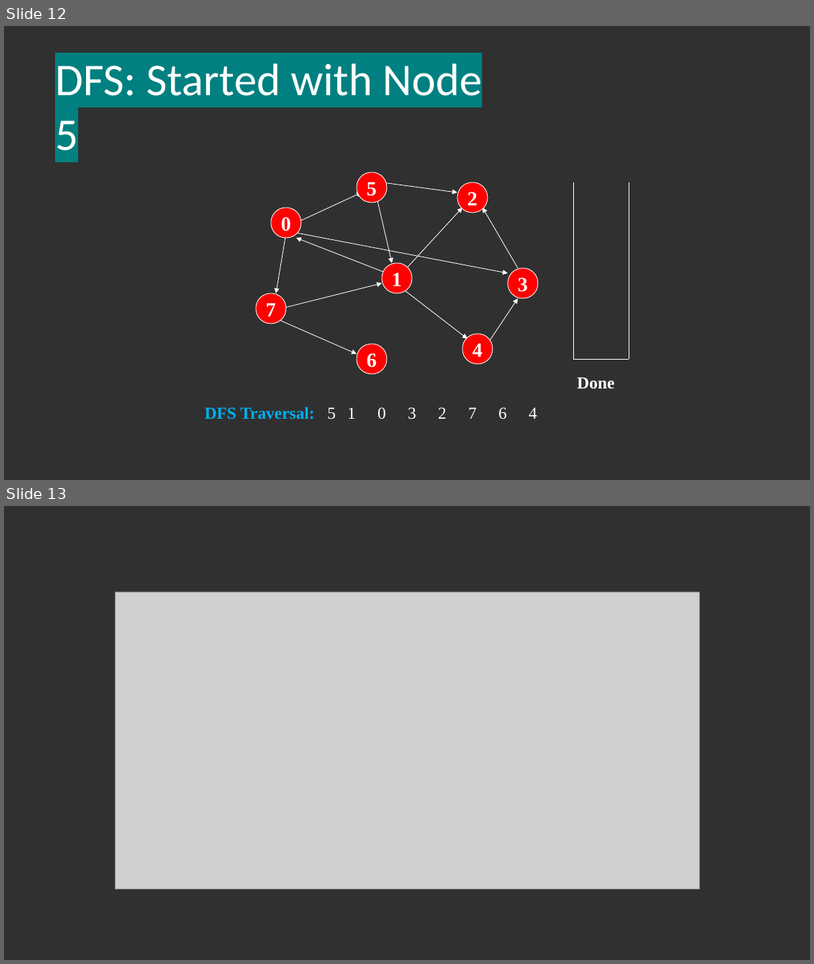
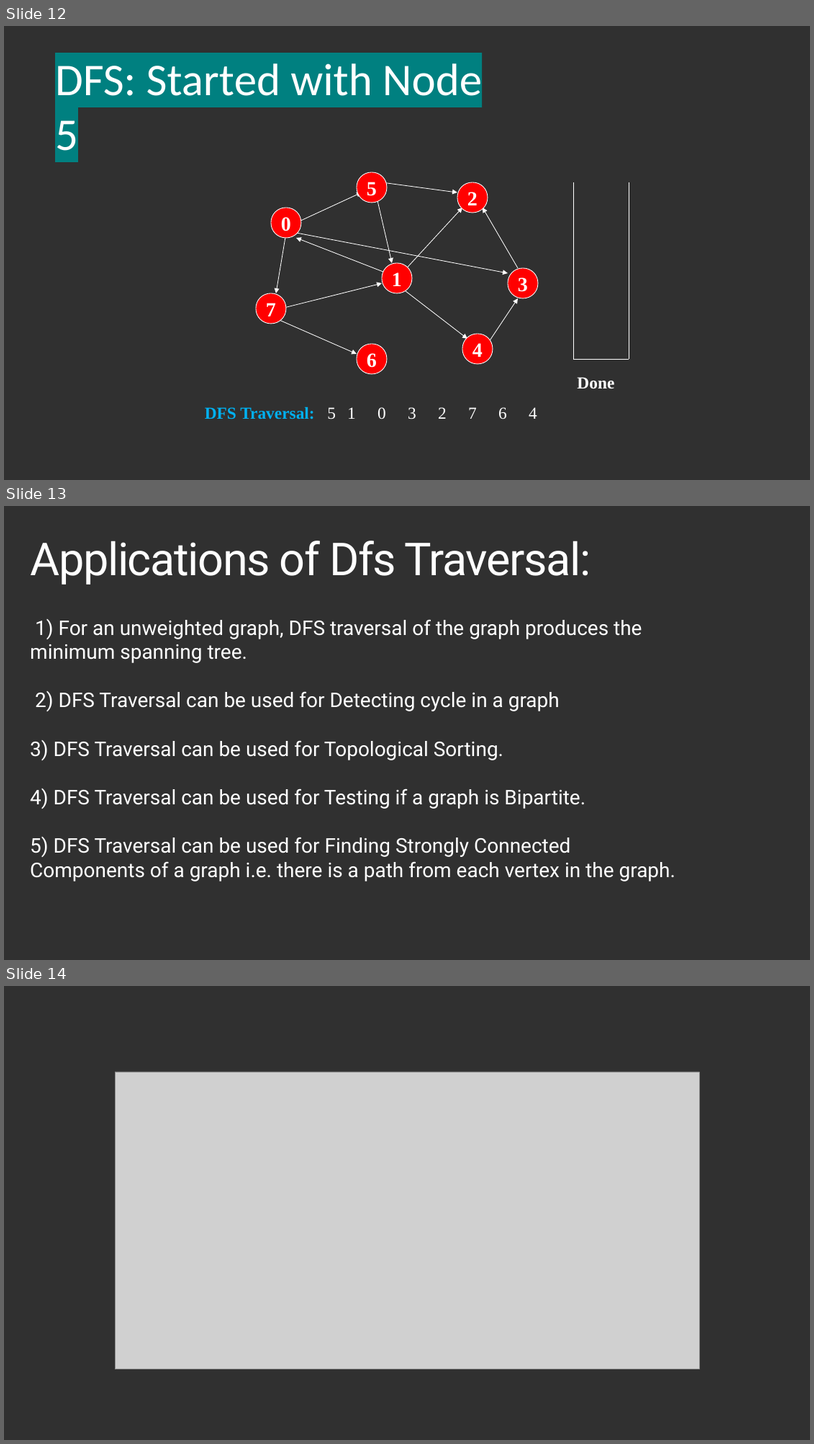
Before and after one commit to imdpkjswl/1My-Programs, a slide deck: COLLEGE/DAA LAB/dfs.pptx. Shown one above the other, each under a label of ours: slides 12 and 13 before the commit, slides 12, 13 and 14 after it. The pictures are 814x964 and 814x1444 pixels, drawn with LibreOffice and Linux fonts; fonts in the diff are those of the drawing; grey boxes stand for pictures. Boxes give left, top, right and bottom in pixels: in the first picture for what was removed or moved away, otherwise in the second. Text is boxed around its words. In the diff, an @@ line names an element or a change of style, - is before the commit and + after.

```diff
--- a/COLLEGE/DAA LAB/dfs.pptx
+++ b/COLLEGE/DAA LAB/dfs.pptx
@@ slide 13 added at <box>4,506,810,960</box>, background #303030 @@
@@ title added at <box>30,541,592,584</box>, 54 pt, text #FFFFFF @@
+Applications of Dfs Traversal:
@@ text added at <box>30,619,676,881</box>, 24 pt, text #FFFFFF @@
+1) For an unweighted graph, DFS traversal of the graph produces the minimum spanning tree.
+2) DFS Traversal can be used for Detecting cycle in a graph
+3) DFS Traversal can be used for Topological Sorting.
+4) DFS Traversal can be used for Testing if a graph is Bipartite.
+5) DFS Traversal can be used for Finding Strongly Connected Components of a graph i.e. there is a path from each vertex in the graph.
@@ freeform shape added at <box>357,652,357,652</box>, outline #FFFFFF 0.74 pt @@
@@ freeform shape added at <box>458,662,458,662</box>, outline #FFFFFF 0.74 pt @@
@@ what was slide 13 is now slide 14 @@
```
Also in this commit, not shown: 1 slide changed.
